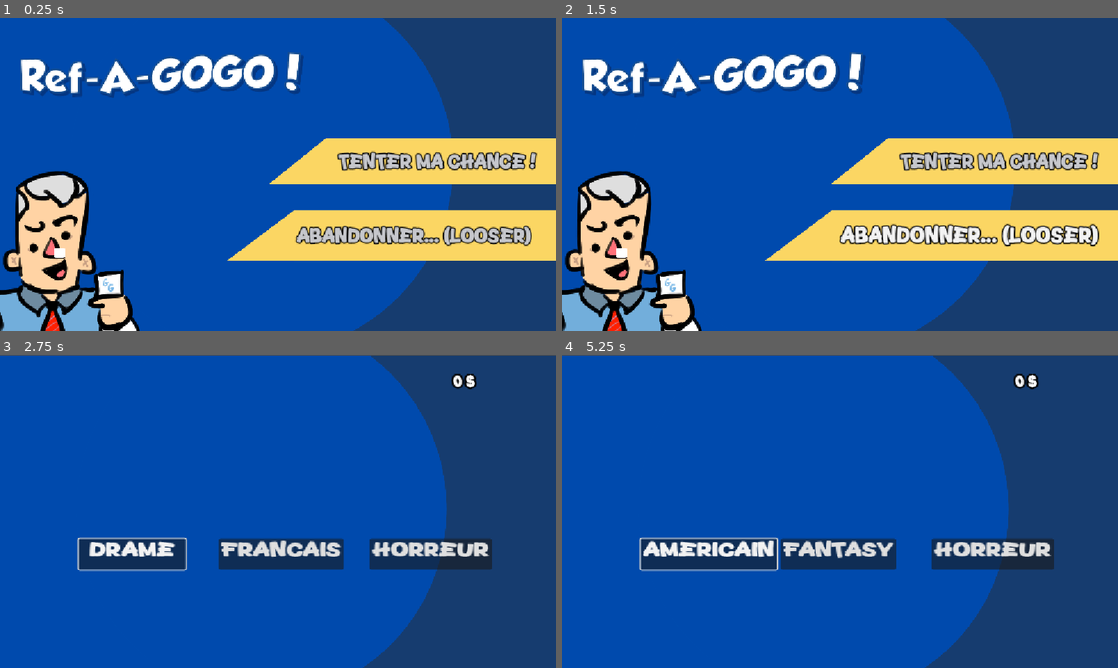
Above: before the commit, frames 1-4 (two rows, left to right).
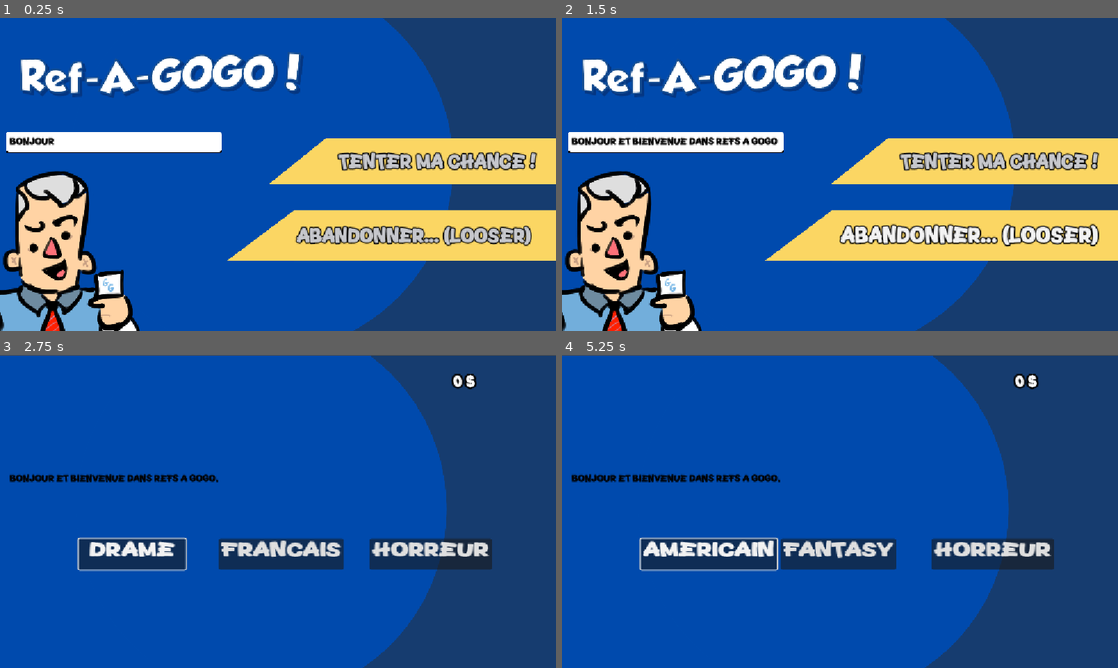
Above: after the commit, the same moments.

Repository: Neo-JCNM/RefAGOGO
Game: Godot game, scene res://Assets/Scenes/MainMenu.tscn
Same seed, same stepped clock (60 frames per second), same inputs: the game is played once before the commit and once after it. The engine's default icon, where the game draws it, is replaced by a stand-in: a white triangle on a blue panel in a dark square.
Inputs (mouse positions are in pixels of both pictures, inside the frame that each line leads up to):
- Up to frame 1 (0.25 s): no input
- Up to frame 2 (1.5 s): click "Tenter Ma Chance !" at 0.5 s; click "Abandonner... (Looser)" at 1.25 s
- Up to frame 3 (2.75 s): click "Action" at 2 s
- Up to frame 4 (5.25 s): click "Drame" at 2.75 s; click "Culte" at 3.5 s; click (662, 624) at 4.27 s; type "12" at 4.35 s; tap Enter (Verif) at 5 s; move the mouse to (962, 495) at 5.02 s; hold Enter (Verif) from 5.03 s (still down); click (962, 495) at 5.17 s

The runs differ from the first frame. In frame 1, 2.6% of the frame differs, in the area x 1-40%, y 36-77%; in frame 2, 2.6%; in frame 3, 0.8%; in frame 4, 0.8%.

Commit message:
dialogues fonctionnels

Diff:
--- a/Assets/Prefab/YMG Parlant.tscn
+++ b/Assets/Prefab/YMG Parlant.tscn
@@ -311,3 +311,7 @@
 animation = &"Talking_1"
 
 [node name="TextBox" parent="." unique_id=189817471 instance=ExtResource("7_c3j4u")]
+visible = false
+
+[node name="PositionBulle" type="Marker2D" parent="." unique_id=199091504]
+position = Vector2(177, -245)
--- a/Assets/Scenes/textBox.tscn
+++ b/Assets/Scenes/textBox.tscn
@@ -22,6 +22,10 @@
 [node name="MarginContainer" type="MarginContainer" parent="." unique_id=383996727]
 layout_mode = 2
 size_flags_horizontal = 0
+theme_override_constants/margin_left = 8
+theme_override_constants/margin_top = 8
+theme_override_constants/margin_right = 8
+theme_override_constants/margin_bottom = 6
 
 [node name="Label" type="Label" parent="MarginContainer" unique_id=134629048]
 layout_mode = 2
--- a/Assets/Scripts/UI/dialogueManager.gd
+++ b/Assets/Scripts/UI/dialogueManager.gd
@@ -29,7 +29,7 @@
 func _showTextBox():
 	textBox = textBoxScene.instantiate()
 	textBox.finishedDisplaying.connect(_onTextBodyFinishedDisplaying)
-	get_tree().root.add_child(textBox)
+	get_tree().root.add_child.call_deferred(textBox)
 	textBox.global_position = textBoxPosition
 	textBox.displayText(dialogLines[currentLineIndex])
 	canAdvanceLine = false
@@ -40,19 +40,16 @@
 
 
 func _unhandled_input(event):
-	if (
-		event is InputEventMouse &&
-		event.pressed() &&
-		isDialogActive &&
-		canAdvanceLine
-	):
-		textBox.queue_free()
-		anim.play("Talking_1")
+	if isDialogActive and canAdvanceLine:
+		if (event is InputEventMouseButton and event.pressed) or event.is_action_pressed("ui_accept"):
+			textBox.queue_free()
+			if anim:
+				anim.play("Talking_1")
 
-		currentLineIndex += 1
-		if currentLineIndex >= dialogLines.size():
-			isDialogActive = false
-			currentLineIndex = 0
-			return
+			currentLineIndex += 1
+			if currentLineIndex >= dialogLines.size():
+				isDialogActive = false
+				currentLineIndex = 0
+				return
 
-		_showTextBox()
+			_showTextBox()
--- a/Assets/Scripts/UI/main_menu_ui.gd
+++ b/Assets/Scripts/UI/main_menu_ui.gd
@@ -2,6 +2,7 @@
 
 @export var next = preload("res://Assets/Scenes/Jeu.tscn");
 @onready var presentateur = $YmgParlant
+@onready var pos = $YmgParlant/PositionBulle
 
 @export var sfx : AudioStreamPlayer = null
 @export var bgm : AudioStreamPlayer = null
@@ -19,8 +20,8 @@
 var debut : Array[String] = [
 	"Bonjour et bienvenue dans Refs À Gogo,",
 	"le plus grand jeu de l'année !",
-	"Une suite de questions infernales, pour",
-	"tester votre culture générale !"
+	"Une suite de questions infernales,",
+	"pour tester votre culture générale !"
 ]
 
 
@@ -29,8 +30,7 @@
 	bgm.set_stream(intro)
 	bgm.play()
 
-	presentateur.startDialog(presentateur.position, debut)
-	print("fin dialogue !\n")
+	presentateur.startDialog(pos.global_position, debut)
 
 
 # Called every frame. 'delta' is the elapsed time since the previous frame.
--- a/Assets/Scripts/text_box.gd
+++ b/Assets/Scripts/text_box.gd
@@ -19,32 +19,73 @@
 	if not is_node_ready():
 		await ready
 
-	# Récupération directe des nœuds une fois la scène 100 % prête
+	# Rend la bulle invisible à l'œil pendant le calcul de taille (évite le sursaut)
+	modulate.a = 0.0
+
+	var bg = get_node_or_null("NinePatchRect")
+	var margin = get_node("MarginContainer")
 	label = get_node("MarginContainer/Label")
 	timer = get_node("LetterDisplayTimer")
 
+	set_anchors_preset(Control.PRESET_TOP_LEFT)
+	custom_minimum_size = Vector2.ZERO
+
+	if bg:
+		bg.z_index = 0
+
+	margin.visible = true
+	margin.modulate = Color.WHITE
+	margin.self_modulate = Color.WHITE
+	margin.show_behind_parent = false
+	margin.clip_children = CanvasItem.CLIP_CHILDREN_DISABLED
+	margin.size_flags_horizontal = Control.SIZE_EXPAND_FILL
+	margin.size_flags_vertical = Control.SIZE_EXPAND_FILL
+	margin.z_index = 10
+
+	label.visible = true
+	label.modulate = Color.WHITE
+	label.self_modulate = Color.WHITE
+	label.show_behind_parent = false
+	label.material = null
+	label.visible_characters = -1
+	label.size_flags_horizontal = Control.SIZE_EXPAND_FILL
+	label.size_flags_vertical = Control.SIZE_EXPAND_FILL
+	label.z_index = 10
+
+	if label.label_settings:
+		label.label_settings.font_color = Color.BLACK
+	else:
+		label.add_theme_color_override("font_color", Color.BLACK)
+		label.add_theme_font_size_override("font_size", 20)
+
+	label.autowrap_mode = TextServer.AUTOWRAP_OFF
 	text = textToDisplay
 	letterIndex = 0
 	label.text = textToDisplay
 
 	if text.is_empty():
+		modulate.a = 1.0
 		finishedDisplaying.emit()
 		return
 
-	# Laisse une frame à Godot pour calculer la taille réelle du texte
 	await get_tree().process_frame
 
-	custom_minimum_size.x = min(size.x, MAX_WIDTH)
+	var measured_width = max(label.get_minimum_size().x + 32, size.x)
+	custom_minimum_size.x = min(measured_width, MAX_WIDTH)
+	size.x = custom_minimum_size.x
 
-	if size.x > MAX_WIDTH:
-		label.autowrap_mode = TextServer.AUTOWRAP_WORD
+	if measured_width > MAX_WIDTH:
+		label.autowrap_mode = TextServer.AUTOWRAP_WORD_SMART
 		await get_tree().process_frame
 		custom_minimum_size.y = size.y
 
+	# Place la bulle centrée au-dessus du point cible
 	global_position.x -= size.x / 2
 	global_position.y -= size.y + 24
 
+	# Vide le texte, réaffiche la bulle à sa position finale et lance l'animation
 	label.text = ""
+	modulate.a = 1.0
 	_displayLetter()
 
 
@@ -64,8 +105,6 @@
 		_:
 			timer.start(letterTime)
 
-	print("ETAT LABEL -> text: '", label.text, "' | size: ", label.size, " | vis_chars: ", label.visible_characters, " | settings: ", label.label_settings)
-
 
 func _on_letter_display_timer_timeout() -> void:
 	_displayLetter()
